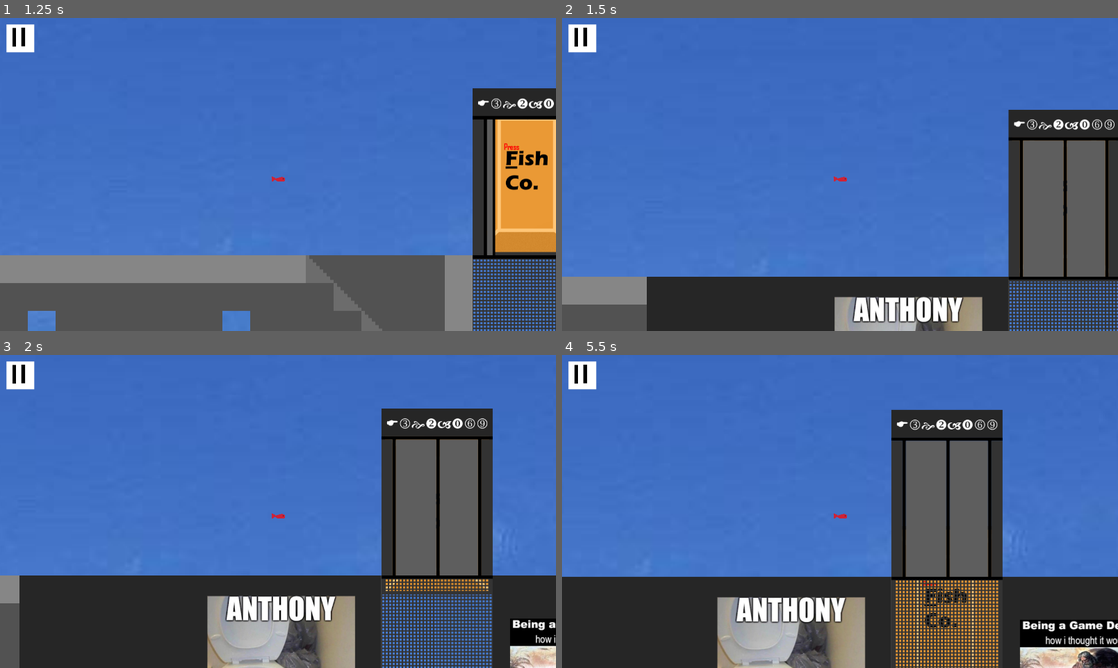
Above: before the commit, frames 1-4 (two rows, left to right).
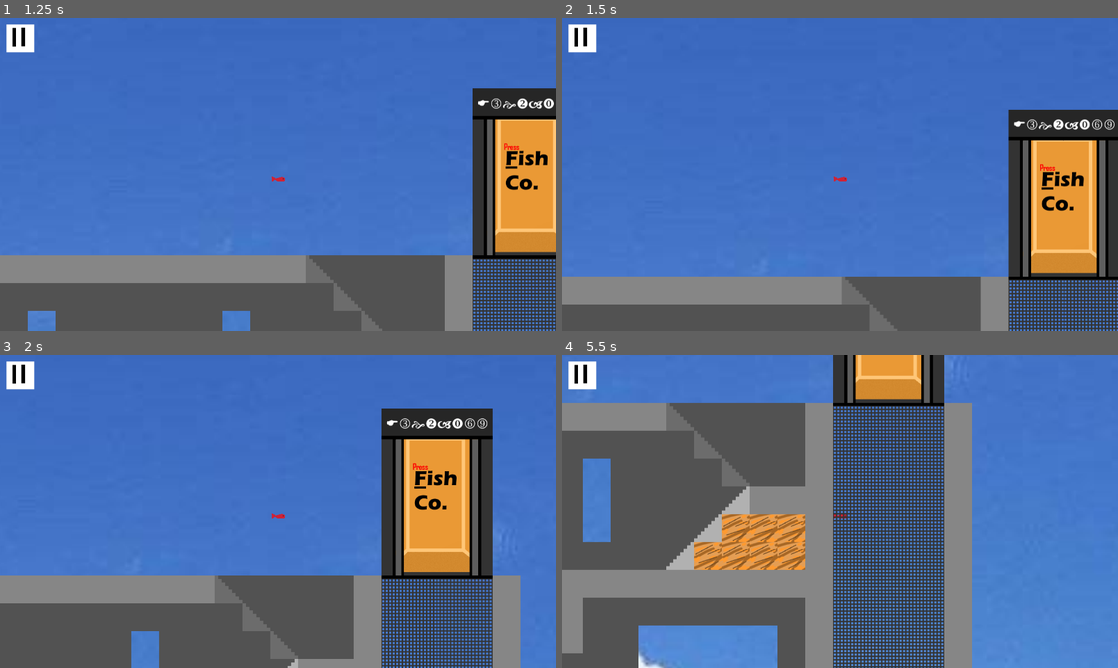
Above: after the commit, the same moments.

Repository: SweetFrontier/Fish
Game: Godot game, scene res://Scenes/Screens/godotSplashscreen.tscn
Two runs of this game, one before a commit and one after it. Both use one fixed random seed, a clock stepped at 60 frames per second and the inputs below.
Inputs (mouse positions are in pixels of both pictures, inside the frame that each line leads up to):
- Up to frame 1 (1.25 s): click "Start Flip & Flopping" at 0.5 s
- Up to frame 2 (1.5 s): tap Enter at 1.25 s; move the mouse to (962, 158) at 1.27 s; hold Left (ui_right) from 1.28 s (still down); hold F from 1.28 s (still down); click (962, 158) at 1.42 s
- Up to frame 3 (2 s): keep holding Left (ui_right); keep holding F
- Up to frame 4 (5.5 s): move the mouse to (728, 527) at 2.02 s; release F at 2.03 s; tap F at 2.1, 3.6, 5.1 s; move the mouse to (895, 442) at 2.77 s; release Left (ui_right) at 2.78 s; hold Right (ui_left) 2.78-3.53 s; hold F 2.78-3.53 s; move the mouse to (812, 574) at 3.52 s; hold Left (ui_right) 3.53-5.03 s; click (812, 574) at 3.67 s; move the mouse to (1006, 558) at 4.27 s; hold F 4.28-5.03 s; move the mouse to (673, 464) at 5.02 s; hold Right (ui_left) from 5.03 s (still down)

Frame 1 is identical in both runs. In frame 2, 17% of the frame differs, in the area x 15-100%, y 38-100%; in frame 3, 28%; in frame 4, 71%, in the area x 0-100%, y 0-100%.

Commit message:
Elevator Fix

Diff:
--- a/Scripts/Elevator.gd
+++ b/Scripts/Elevator.gd
@@ -22,11 +22,13 @@
 
 
 func _on_body_shape_entered(body_rid: RID, body: Node2D, body_shape_index: int, local_shape_index: int) -> void:
-	fish_here = true
+	if (body.name == "Fish"):
+		fish_here = true
 
 
 func _on_body_shape_exited(body_rid: RID, body: Node2D, body_shape_index: int, local_shape_index: int) -> void:
-	fish_here = false
+	if (body.name == "Fish"):
+		fish_here = false
 
 
 func _on_animation_player_animation_finished(anim_name: StringName) -> void:
